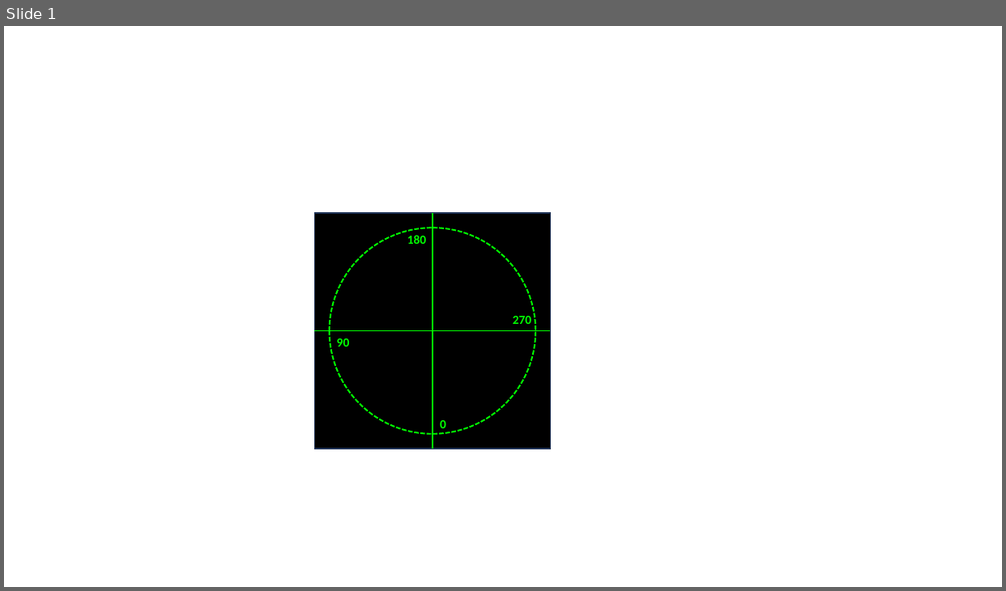
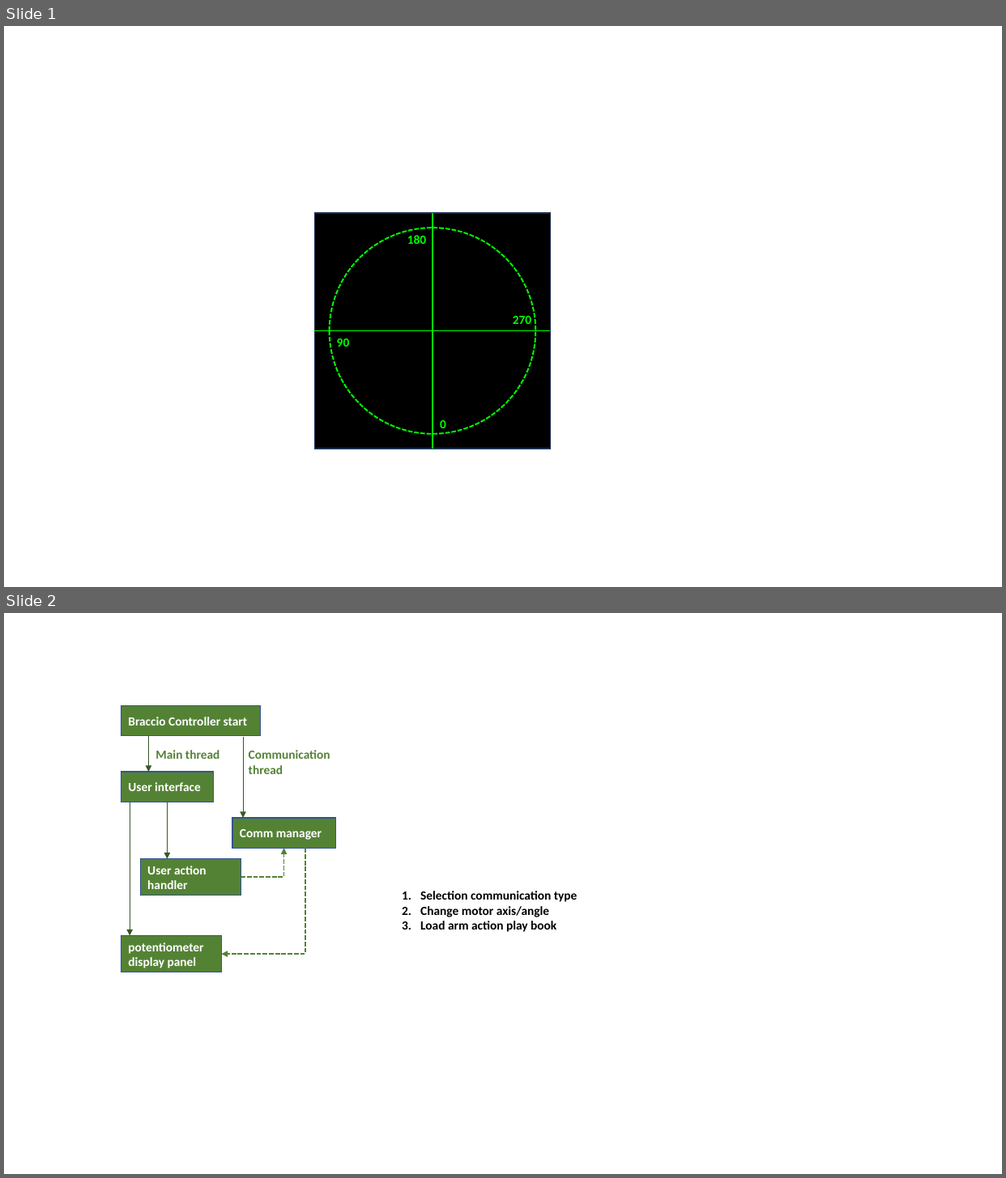
Before and after one commit to LiuYuancheng/Braccio_plus_robot_arm_control, a slide deck: doc/designDoc.pptx. Shown one above the other, each under a label of ours: slide 1 before the commit, slides 1 and 2 after it. The pictures are 1006x591 and 1006x1178 pixels, drawn with LibreOffice and Linux fonts; fonts in the diff are those of the drawing. Boxes give left, top, right and bottom in pixels: in the first picture for what was removed or moved away, otherwise in the second. Text is boxed around its words. In the diff, an @@ line names an element or a change of style, - is before the commit and + after.

Commit message:
Added the communication selection code and update the design document.

```diff
--- a/doc/designDoc.pptx
+++ b/doc/designDoc.pptx
@@ slide 2 added at (4, 613, 1002, 1174), background #FFFFFF @@
@@ rectangle added at (121, 706, 261, 736), fill #548235, outline #325491 1 pt, 12 pt, text #FFFFFF, bold @@
+Braccio Controller start
@@ arrow added from (148, 736) to (148, 772), #385723 0.5 pt @@
@@ text added at (155, 750, 219, 759), 12 pt, text #548235, bold @@
+Main thread
@@ arrow added from (243, 736) to (243, 818), #385723 0.5 pt @@
@@ text added at (249, 750, 330, 774), 12 pt, text #548235, bold @@
+Communication thread
@@ rectangle added at (121, 772, 214, 802), fill #548235, outline #325491 1 pt, 12 pt, text #FFFFFF, bold @@
+User interface
@@ arrow added from (130, 802) to (130, 935), #385723 0.5 pt @@
@@ arrow added from (167, 802) to (167, 859), #385723 0.5 pt @@
@@ rectangle added at (232, 818, 335, 848), fill #548235, outline #325491 1 pt, 12 pt, text #FFFFFF, bold @@
+Comm manager
@@ elbow arrow added from (305, 848) to (221, 954), #548235 1.5 pt dashed @@
@@ elbow arrow added from (241, 877) to (284, 848), #548235 1.5 pt dashed @@
@@ rectangle added at (140, 859, 241, 896), fill #548235, outline #325491 1 pt, 12 pt, text #FFFFFF, bold @@
+User action handler
@@ text added at (420, 891, 577, 932), 12 pt, text #000000, bold @@
+1. Selection communication type
+2. Change motor axis/angle
+3. Load arm action play book
@@ rectangle added at (121, 935, 221, 973), fill #548235, outline #325491 1 pt, 12 pt, text #FFFFFF, bold @@
+potentiometer display panel
```
Also in this commit, not shown: 1 slide removed, 3 other files.
